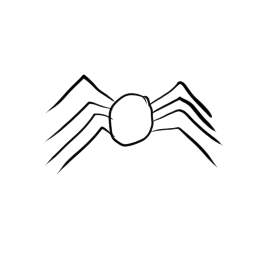
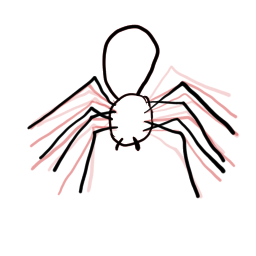
Revision of a layered 256 × 256 image; what changed, layer by layer:
painted on "Layer 2" over [left=27, top=24, right=240, bottom=199]
painted on "Layer 3" over [left=27, top=24, right=240, bottom=199]
